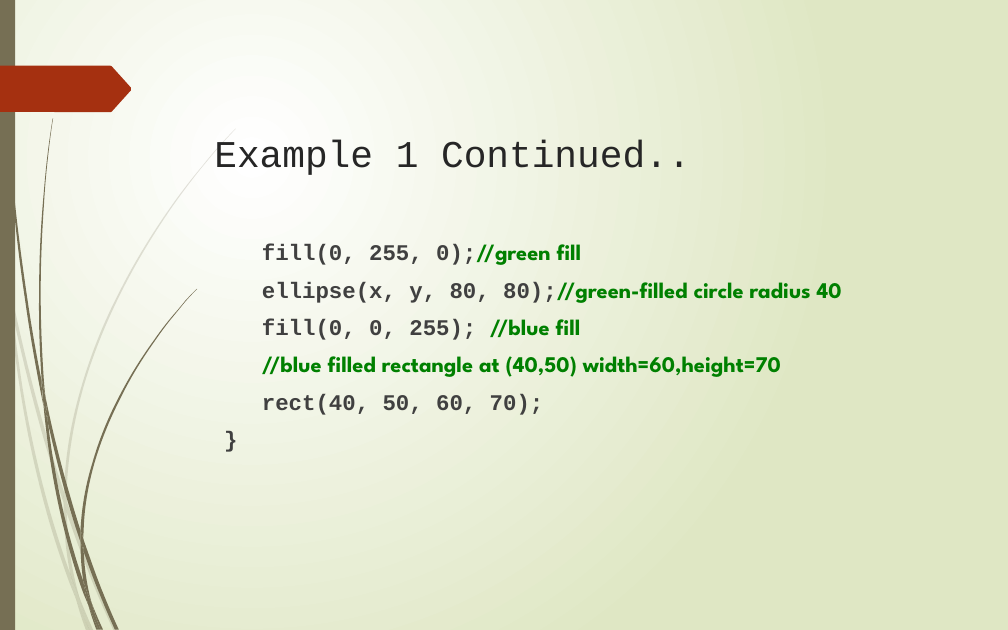
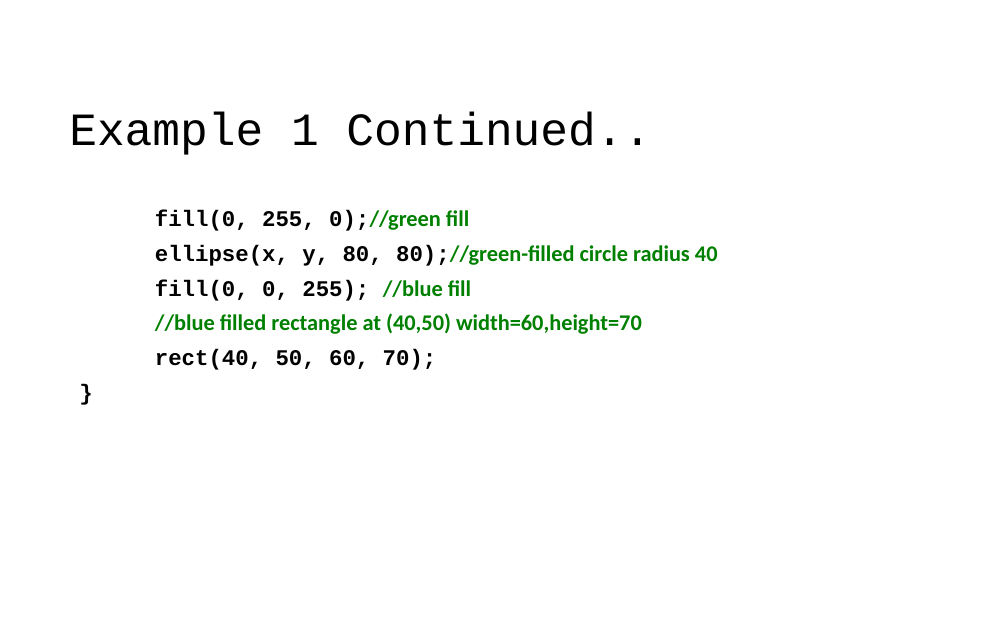
Before and after one commit to LongBaoNguyen/longbaonguyen.github.io, a slide deck: slide 17 of courses/apcsa/processing/processing1.pptx. Drawn at 1008x630 pixels with LibreOffice and Linux fonts; fonts in the diff are those of the drawing. Boxes give left, top, right and bottom in pixels: in the first picture for what was removed or moved away, otherwise in the second. Text is boxed around its words. In the diff, an @@ line names an element or a change of style, - is before the commit and + after.

```diff
--- a/courses/apcsa/processing/processing1.pptx
+++ b/courses/apcsa/processing/processing1.pptx
@@ background gradient #FFFFFF to #DFE8C4 to #FFFFFF @@
@@ rectangle removed at [0, 0, 15, 630] @@
@@ title "Example 1 Continued..": place and size @@
-title "Example 1 Continued.." at [214, 140, 690, 175]
+title "Example 1 Continued.." at [69, 112, 651, 155]
@@ title "Example 1 Continued.." at [69, 112, 651, 155]: size 27 to 33 pt, text colour #262626 to #000000; line spacing 1 to 0.9 @@
@@ freeform shape removed at [0, 66, 131, 112] @@
@@ text "fill(0, 255, 0);//green fill": place and size @@
-text "fill(0, 255, 0);//green fill" at [262, 244, 842, 415]
+text "fill(0, 255, 0);//green fill" at [155, 210, 718, 370]
@@ text "fill(0, 255, 0);//green fill" at [155, 210, 718, 370]: font League Spartan to Calibri in "0);//green fill", "80);//green-filled circle radius 40", "//blue fill", "//blue filled rectangle at (40,50) width=60,height=70"; text colour #404040 to #000000 in "fill(0, 255, 0);//green", "ellipse(x, y, 80, 80);//green-filled", "fill(0, 0, 255);", "rect(40, 50, 60, 70);" and 1 more places; line spacing 1 to 0.9 @@
@@ group removed at [0, 128, 236, 630]: 10 freeform shapes @@
@@ group removed at [2, 0, 198, 630]: 12 freeform shapes @@
```
Also in this commit, not shown: 31 other slides changed, 7 other files.
